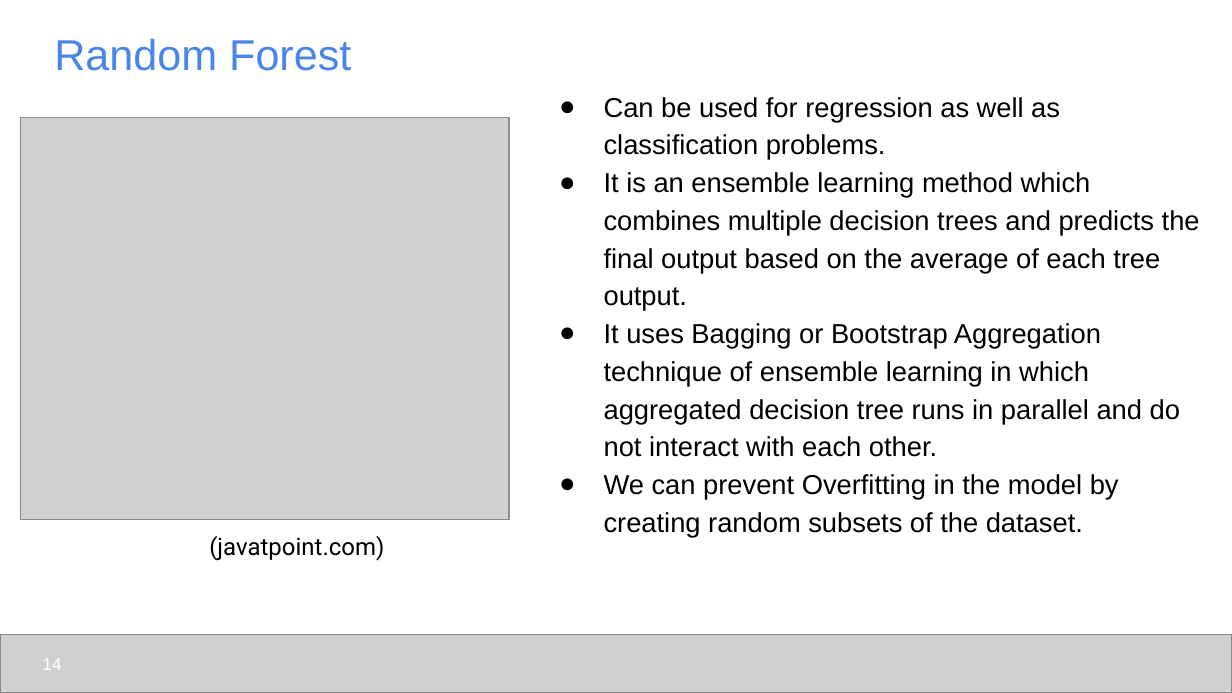
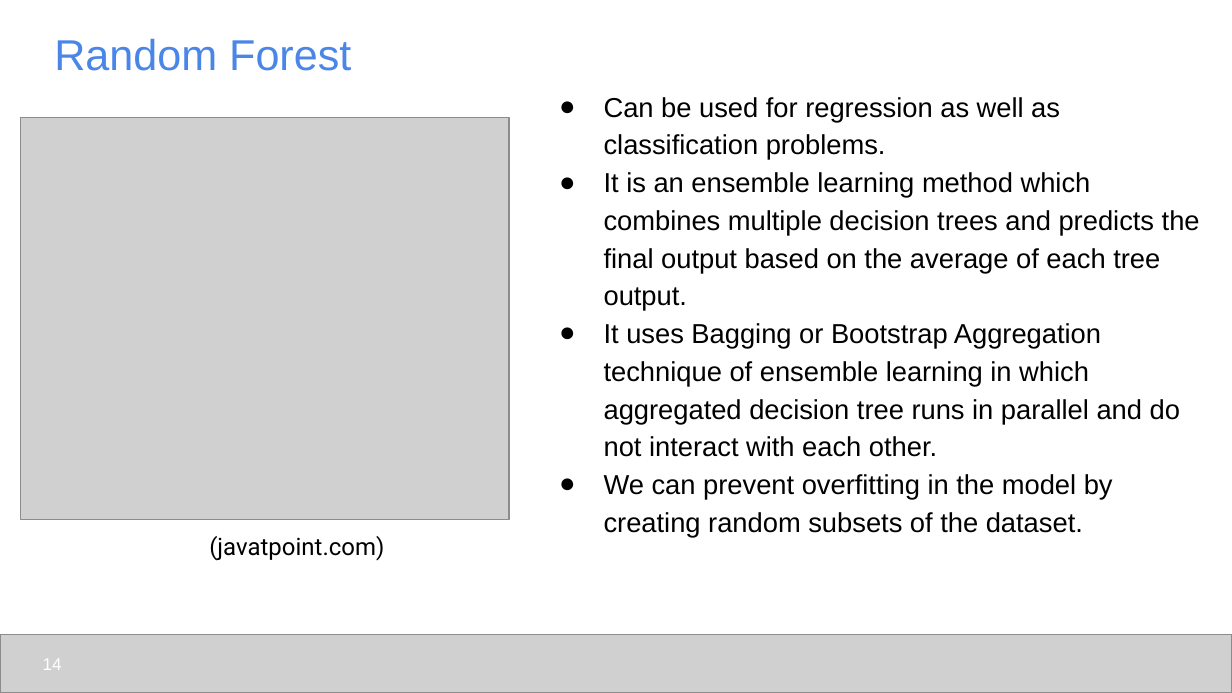
Before and after one commit to udel-cbcb/al_ml_workshop, a slide deck: slide 14 of Day_4/Lectures/Day_4_Lecture_1_ML_Models_and_Model_Evaluation.pptx. Drawn at 1232x693 pixels with LibreOffice and Linux fonts; fonts in the diff are those of the drawing; grey boxes stand for pictures. Boxes give left, top, right and bottom in pixels: in the first picture for what was removed or moved away, otherwise in the second. Text is boxed around its words. In the diff, an @@ line names an element or a change of style, - is before the commit and + after.

```diff
--- a/Day_4/Lectures/Day_4_Lecture_1_ML_Models_and_Model_Evaluation.pptx
+++ b/Day_4/Lectures/Day_4_Lecture_1_ML_Models_and_Model_Evaluation.pptx
@@ text at box(604, 474, 1113, 537): text changed @@
-● We can prevent Overfitting in the model by creating random subsets of the dataset.
+● We can prevent overfitting in the model by creating random subsets of the dataset.
```
Also in this commit, not shown: 11 other slides changed, 8 other files.
